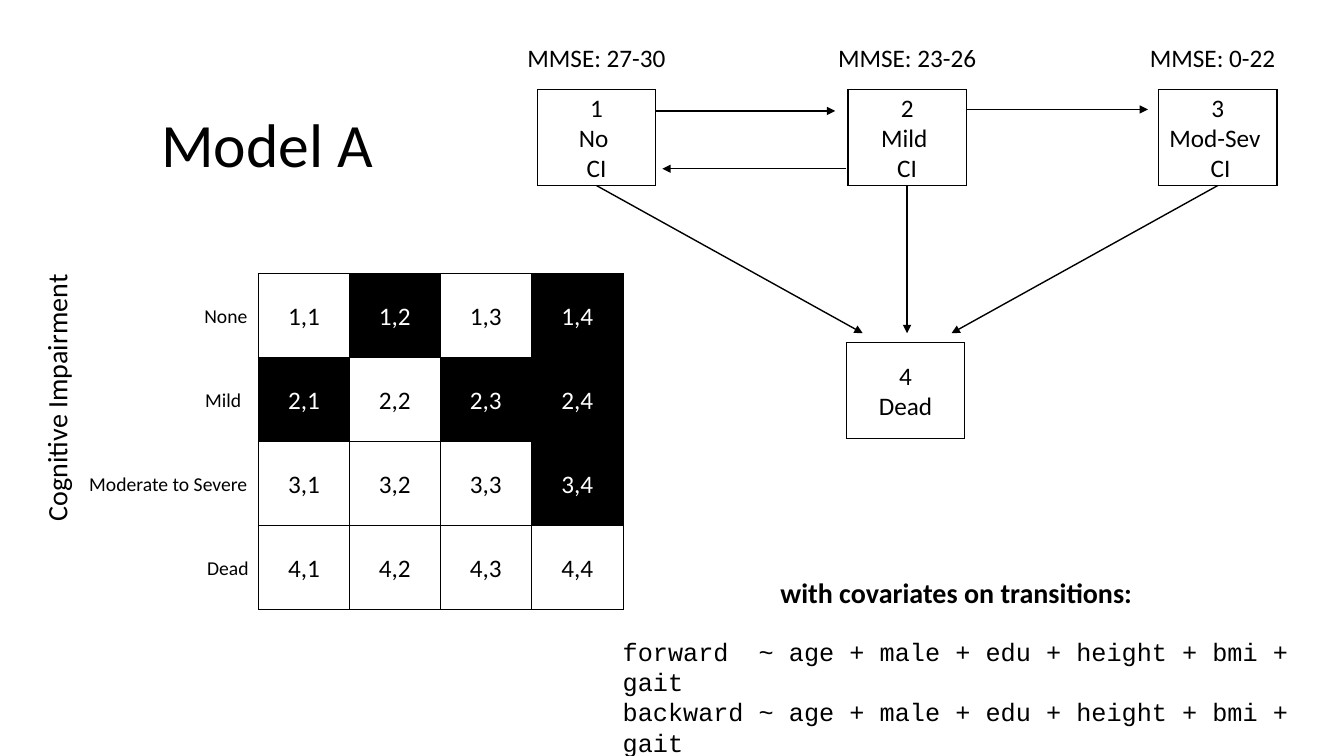
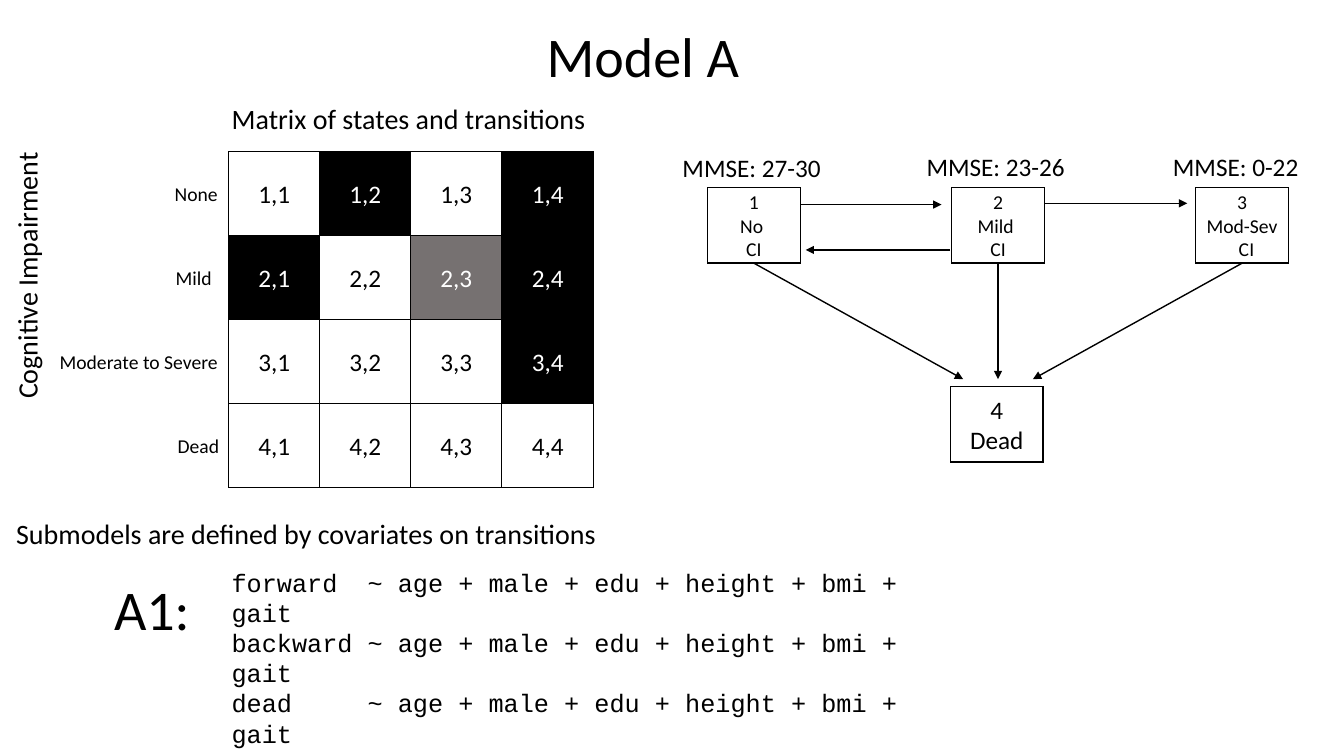
Before and after one commit to IALSA/ialsa-2018-amsterdam, a slide deck: slide 2 of libs/materials/ppt/image-support.pptx. Drawn at 1344x756 pixels with LibreOffice and Linux fonts; fonts in the diff are those of the drawing. Boxes give left, top, right and bottom in pixels: in the first picture for what was removed or moved away, otherwise in the second. Text is boxed around its words. In the diff, an @@ line names an element or a change of style, - is before the commit and + after.

```diff
--- a/libs/materials/ppt/image-support.pptx
+++ b/libs/materials/ppt/image-support.pptx
@@ text "Model A": place and size @@
-text "Model A" at bbox=[161, 124, 373, 168]
+text "Model A" at bbox=[547, 38, 739, 78]
@@ text "Model A" at bbox=[547, 38, 739, 78]: size 44 to 40 pt @@
@@ text added at bbox=[232, 109, 585, 130], 20 pt, text #000000 @@
+Matrix of states and transitions
@@ text "MMSE: 27-30": place and size @@
-text "MMSE: 27-30" at bbox=[527, 50, 666, 67]
+text "MMSE: 27-30" at bbox=[682, 160, 821, 177]
@@ text "MMSE: 23-26": place and size @@
-text "MMSE: 23-26" at bbox=[838, 50, 976, 68]
+text "MMSE: 23-26" at bbox=[927, 159, 1065, 176]
@@ text "MMSE: 0-22": place and size @@
-text "MMSE: 0-22" at bbox=[1150, 50, 1275, 67]
+text "MMSE: 0-22" at bbox=[1173, 159, 1298, 176]
@@ size 18 to 14 pt in 3 elements at bbox=[1196, 188, 1289, 263], bbox=[952, 188, 1045, 263], bbox=[708, 188, 801, 263] @@
@@ rectangle "1": place and size @@
-rectangle "1" at bbox=[537, 90, 655, 186]
+rectangle "1" at bbox=[708, 188, 801, 263]
@@ arrow moved from (656, 111) - (836, 111) to (801, 205) - (942, 205) @@
@@ rectangle "2": place and size @@
-rectangle "2" at bbox=[848, 90, 966, 186]
+rectangle "2" at bbox=[952, 188, 1045, 263]
@@ arrow moved from (967, 110) - (1148, 110) to (1045, 204) - (1188, 204) @@
@@ rectangle "3": place and size @@
-rectangle "3" at bbox=[1158, 90, 1276, 186]
+rectangle "3" at bbox=[1196, 188, 1289, 263]
@@ rectangle "2,3" at bbox=[410, 236, 501, 320]: fill #000000 to #767171 @@
@@ arrow moved from (597, 186) - (863, 334) to (754, 263) - (964, 379) @@
@@ arrow moved from (847, 168) - (662, 168) to (951, 250) - (806, 250) @@
@@ arrow moved from (907, 186) - (907, 334) to (998, 263) - (998, 379) @@
@@ arrow moved from (1218, 186) - (952, 334) to (1242, 263) - (1033, 379) @@
@@ 12 rectangles, 5 texts: place and size @@
-12 rectangles, 5 texts at bbox=[41, 273, 623, 575]
+12 rectangles, 5 texts at bbox=[11, 151, 594, 453]
@@ rectangle "4": place and size @@
-rectangle "4" at bbox=[847, 343, 965, 439]
+rectangle "4" at bbox=[951, 387, 1044, 463]
@@ 4 rectangles: place and size @@
-4 rectangles at bbox=[258, 526, 623, 610]
+4 rectangles at bbox=[229, 403, 594, 487]
@@ text at bbox=[16, 524, 595, 549]: text changed; bold off @@
-with covariates on transitions:
+Submodels are defined by covariates on transitions
@@ text "forward ~ age + male ..." rewrapped from bbox=[623, 642, 1257, 756] to bbox=[232, 573, 866, 718] @@
@@ text added at bbox=[114, 594, 190, 631], 40 pt, text #000000 @@
+A1:
```
Also in this commit, not shown: 1 other file.
